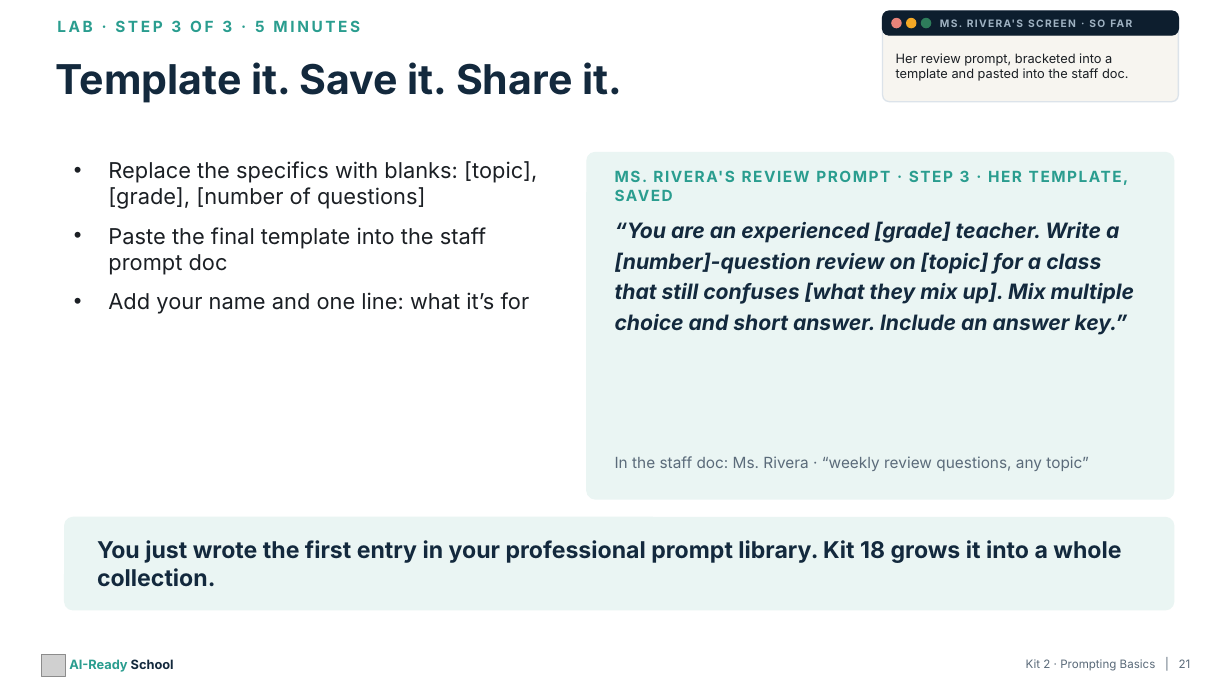
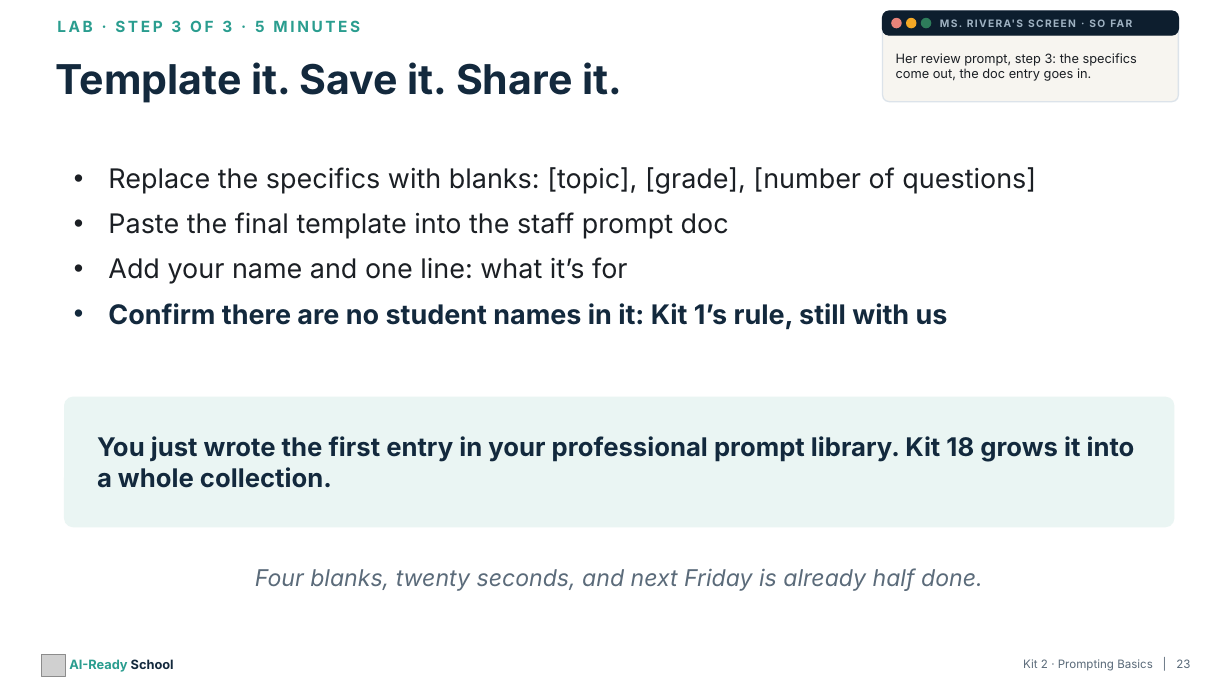
Before and after one commit to aspinozzi1/Ai-School-Ready, a slide deck: slide 23 of kits/kit02-tpt/Kit02_PresentationDeck.pptx (slide 21 before the commit). Drawn at 1232x693 pixels with LibreOffice and Linux fonts; fonts in the diff are those of the drawing; grey boxes stand for pictures. Boxes give left, top, right and bottom in pixels: in the first picture for what was removed or moved away, otherwise in the second. Text is boxed around its words. In the diff, an @@ line names an element or a change of style, - is before the commit and + after.

```diff
--- a/kits/kit02-tpt/Kit02_PresentationDeck.pptx
+++ b/kits/kit02-tpt/Kit02_PresentationDeck.pptx
@@ text at [896,53,1137,81]: text changed @@
-Her review prompt, bracketed into a template and pasted into the staff doc.
+Her review prompt, step 3: the specifics come out, the doc entry goes in.
@@ text at [108,167,1036,284]: size 17 to 21 pt in "Replace the specifics with blanks: [topic], [grade], ...", "Paste the final template into the staff ...", "Add your name and one line: what ..." @@
@@ text removed at [615,170,970,201] @@
-MS. RIVERA'S REVIEW PROMPT · STEP 3 · HER TEMPLATE, SAVED
@@ text removed at [615,221,1134,335] @@
-“You are an experienced [grade] teacher. Write a [number]-question review on [topic] for a class that still confuses [what they mix up]. Mix multiple choice and short answer. Include an answer key.”
@@ text at [108,303,948,330]: paragraph added @@
+• Confirm there are no student names in it: Kit 1’s rule, still with us
@@ rounded rectangle: place and size @@
-rounded rectangle at [587,152,1174,499]
+rounded rectangle at [65,397,1174,527]
@@ rounded rectangle at [65,397,1174,527]: proportions changed @@
@@ text "You just wrote the first ...": place and size @@
-text "You just wrote the first ..." at [97,540,1121,587]
+text "You just wrote the first ..." at [97,436,1135,488]
@@ text "You just wrote the first ..." at [97,436,1135,488]: size 18 to 20 pt @@
@@ text removed at [615,456,1088,471] @@
-In the staff doc: Ms. Rivera · “weekly review questions, any topic”
@@ rounded rectangle removed at [65,518,1174,610] @@
@@ text added at [255,568,983,591], 18 pt, text #5B6B7A, italic @@
+Four blanks, twenty seconds, and next Friday is already half done.
@@ text at [1023,659,1190,671]: text changed @@
-Kit 2 · Prompting Basics | 21
+Kit 2 · Prompting Basics | 23
```
Also in this commit, not shown: 14 other slides changed, 3 slides added, 17 other files.
